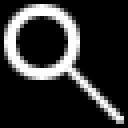
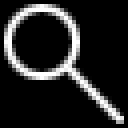
Layer changes from the first w=128, h=128 image to the second:
added layer "Layer 9" in group "opt2" over box(12, 12, 72, 72)
hid "Layer 7" over box(12, 12, 72, 72)
